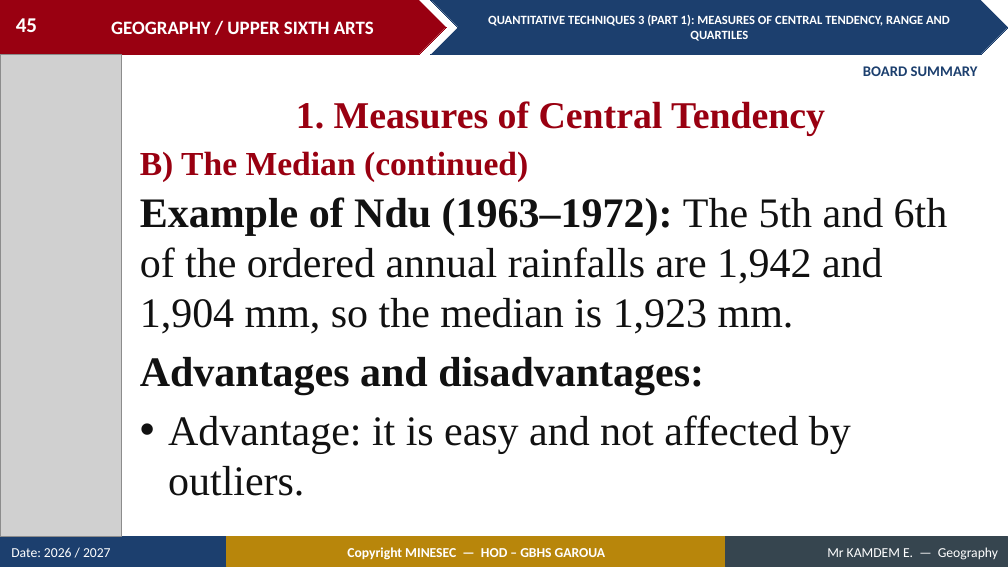
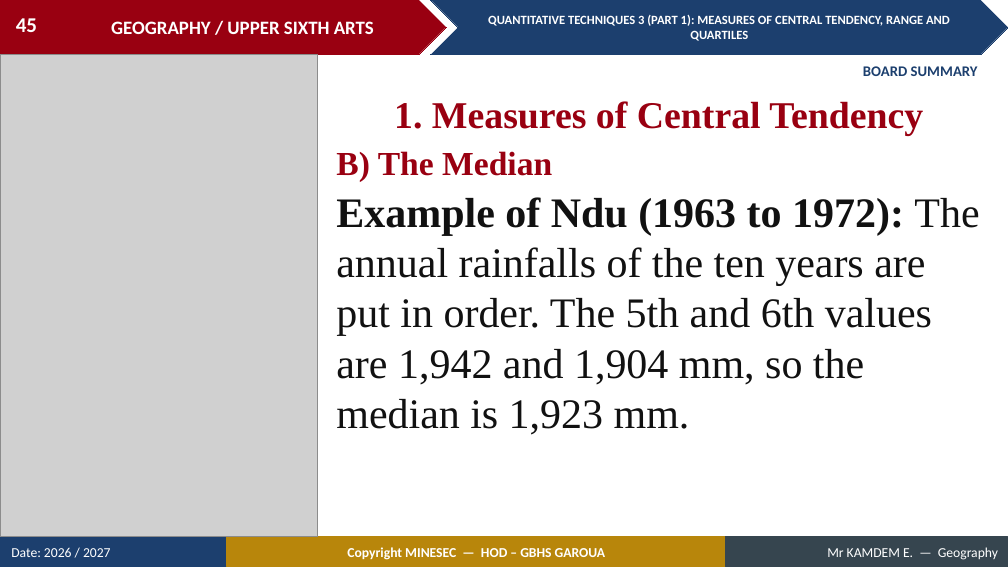
Before and after one commit to Berthautk/linea-github, a slide deck: slide 45 of lecons/USA/Practical Geography/12_USA_PRA_QT03a_Measures_of_Central_Tendency_Range_and_Quartiles.pptx. Drawn at 1008x567 pixels with LibreOffice and Linux fonts; fonts in the diff are those of the drawing; grey boxes stand for pictures. Boxes give left, top, right and bottom in pixels: in the first picture for what was removed or moved away, otherwise in the second. Text is boxed around its words. In the diff, an @@ line names an element or a change of style, - is before the commit and + after.

```diff
--- a/lecons/USA/Practical Geography/12_USA_PRA_QT03a_Measures_of_Central_Tendency_Range_and_Quartiles.pptx
+++ b/lecons/USA/Practical Geography/12_USA_PRA_QT03a_Measures_of_Central_Tendency_Range_and_Quartiles.pptx
@@ picture: place and size @@
-picture at (0, 54, 121, 537)
+picture at (0, 54, 318, 537)
@@ text "1. Measures of Central Tendency": place and size @@
-text "1. Measures of Central Tendency" at (296, 101, 825, 136)
+text "1. Measures of Central Tendency" at (394, 101, 923, 136)
@@ text at (336, 151, 552, 182): text changed @@
-B) The Median (continued)
+B) The Median
@@ text at (336, 197, 979, 435): text changed @@
-Example of Ndu (1963–1972): The 5th and 6th of the ordered annual rainfalls are 1,942 and 1,904 mm, so the median is 1,923 mm.
-Advantages and disadvantages:
-• Advantage: it is easy and not affected by outliers.
+Example of Ndu (1963 to 1972): The annual rainfalls of the ten years are put in order. The 5th and 6th values are 1,942 and 1,904 mm, so the median is 1,923 mm.
```
Also in this commit, not shown: 16 other slides changed, 4 slides removed, 7 other files.
